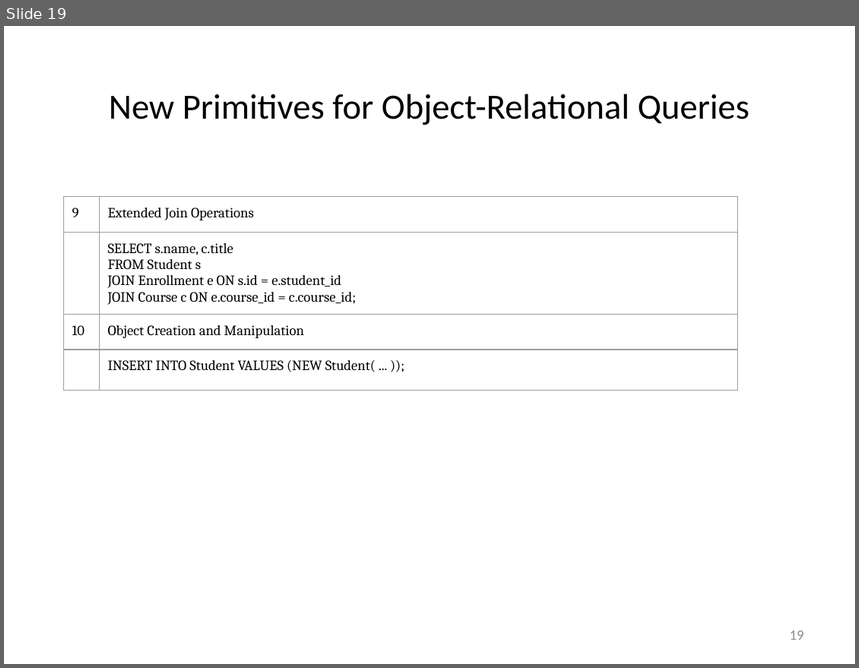
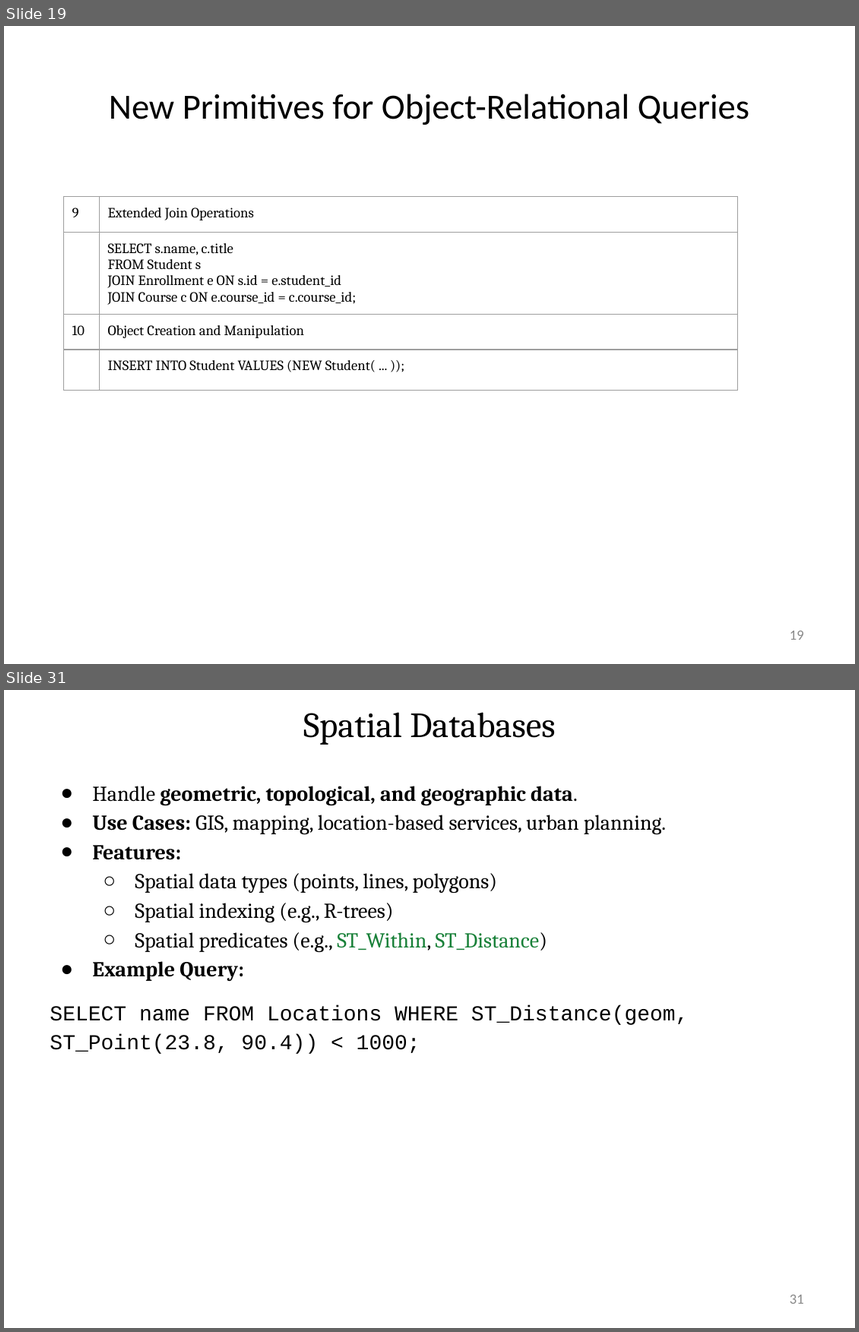
Before and after one commit to rizveeredwan/course-contents, a slide deck: CSE-3104/Slides/Introduction_to_modern_databases.pptx. Shown one above the other, each under a label of ours: slide 19 before the commit, slides 19 and 31 after it; the slides between them are not shown. The pictures are 859x668 and 859x1332 pixels, drawn with LibreOffice and Linux fonts; fonts in the diff are those of the drawing. Boxes give left, top, right and bottom in pixels: in the first picture for what was removed or moved away, otherwise in the second. Text is boxed around its words. In the diff, an @@ line names an element or a change of style, - is before the commit and + after.

```diff
--- a/CSE-3104/Slides/Introduction_to_modern_databases.pptx
+++ b/CSE-3104/Slides/Introduction_to_modern_databases.pptx
@@ slide 31 added at box(4, 690, 855, 1328), background #FFFFFF @@
@@ title added at box(303, 712, 555, 745), 30 pt, text #000000 @@
+Spatial Databases
@@ text added at box(50, 786, 689, 1054), 18 pt, text #000000 @@
+● Handle geometric, topological, and geographic data.
+● Use Cases: GIS, mapping, location-based services, urban planning.
+● Features:
+  ○ Spatial data types (points, lines, polygons)
+  ○ Spatial indexing (e.g., R-trees)
+  ○ Spatial predicates (e.g., ST_Within, ST_Distance)
+● Example Query:
+SELECT name FROM Locations WHERE ST_Distance(geom, ST_Point(23.8, 90.4)) < 1000;
@@ page number added at box(790, 1295, 804, 1304), 12 pt, text #888888 @@
+31
```
Also in this commit, not shown: 6 slides changed, 12 other slides added, 7 slides removed.
